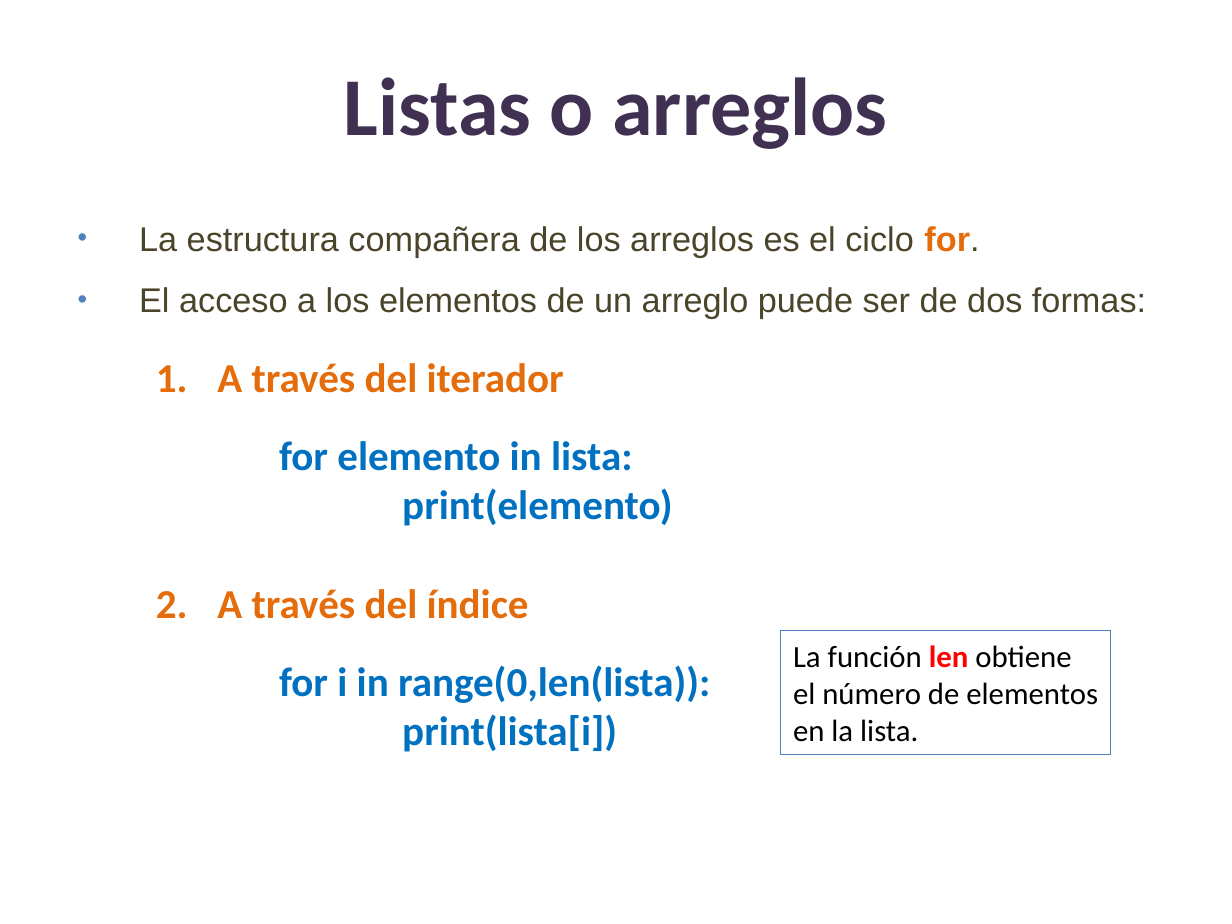
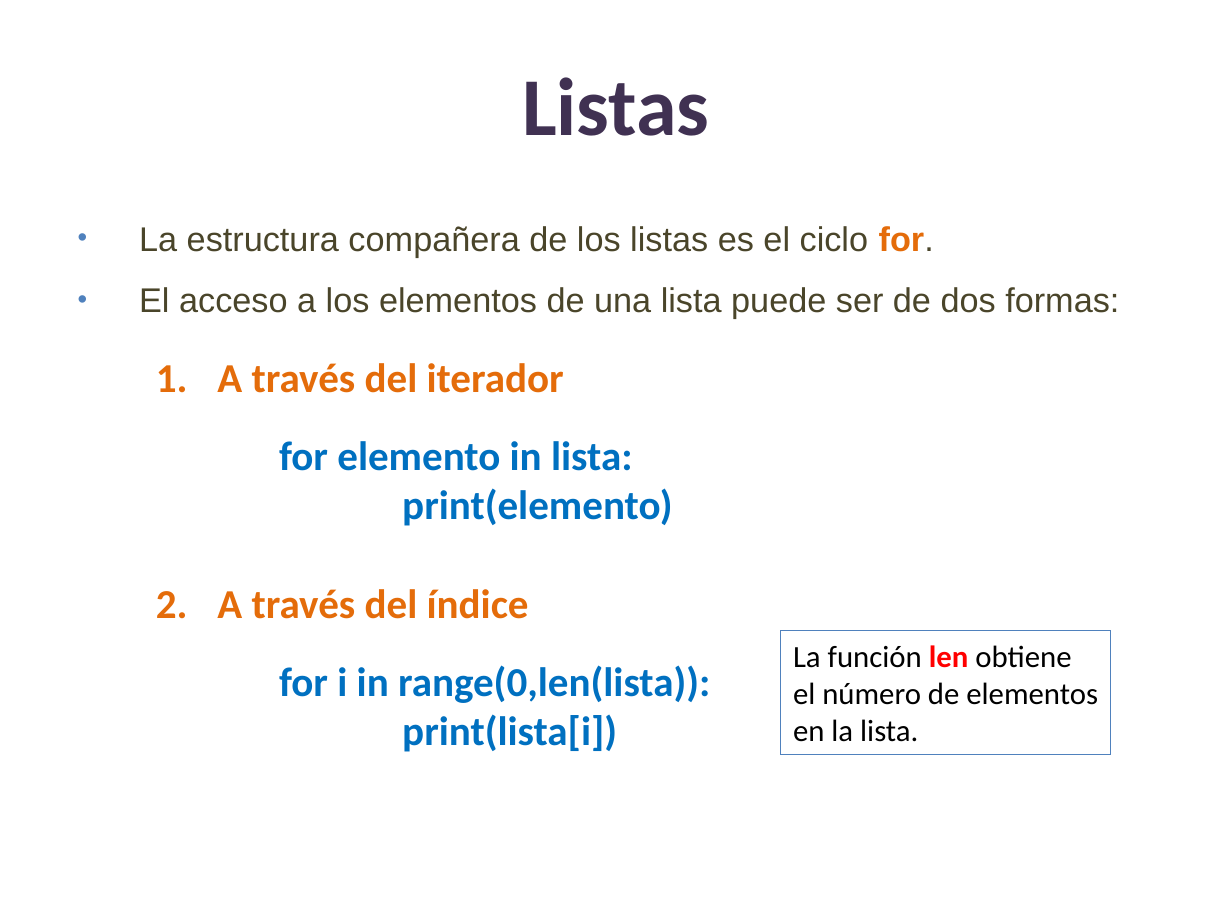
Before and after one commit to lizetheP/Analitica, a slide deck: slide 16 of Calendario2023/presentaciones/7_Listas.pptx. Drawn at 1232x924 pixels with LibreOffice and Linux fonts; fonts in the diff are those of the drawing. Boxes give left, top, right and bottom in pixels: in the first picture for what was removed or moved away, otherwise in the second. Text is boxed around its words. In the diff, an @@ line names an element or a change of style, - is before the commit and + after.

```diff
--- a/Calendario2023/presentaciones/7_Listas.pptx
+++ b/Calendario2023/presentaciones/7_Listas.pptx
@@ title at <box>522,77,709,136</box>: text changed @@
-Listas o arreglos
+Listas
@@ text at <box>139,226,1119,319</box>: text changed @@
-• La estructura compañera de los arreglos es el ciclo for.
-• El acceso a los elementos de un arreglo puede ser de dos formas:
+• La estructura compañera de los listas es el ciclo for.
+• El acceso a los elementos de una lista puede ser de dos formas:
```
Also in this commit, not shown: 22 other slides changed, 1 other file.
